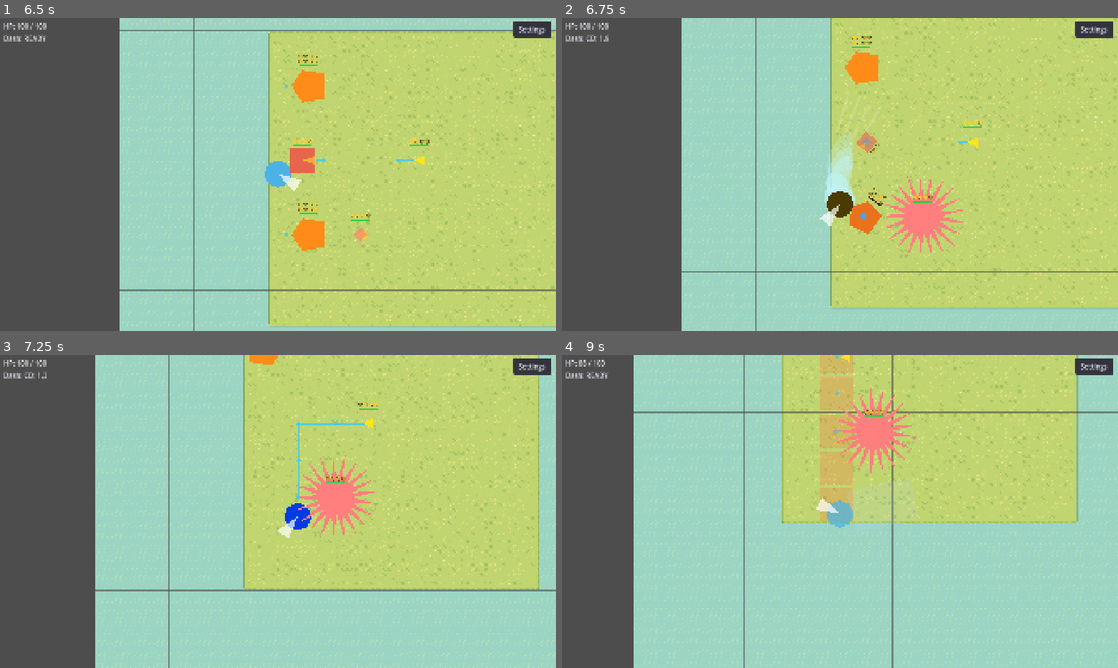
Above: before the commit, frames 1-4 (two rows, left to right).
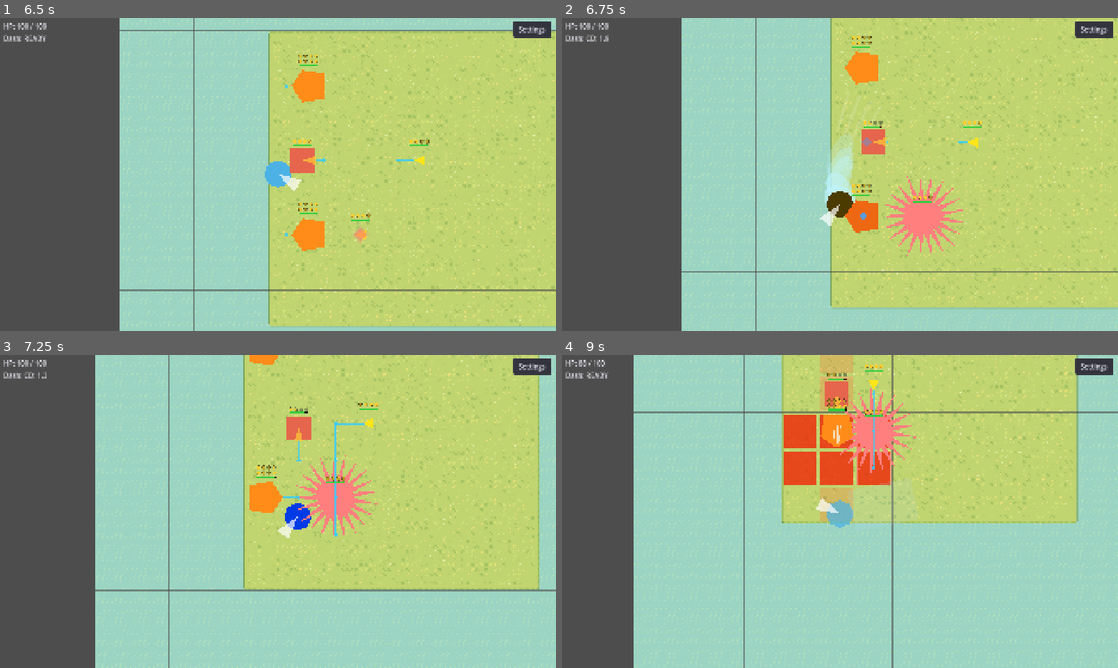
Above: after the commit, the same moments.

Repository: tomchang25/dash-and-slash
Game: Godot game, scene res://game/scenes/stages/dash_and_slash_arena.tscn
The game is run twice, just before and just after one commit, with the same random seed, the same clock (stepped at 60 frames per second) and the same inputs.
Inputs (mouse positions are in pixels of both pictures, inside the frame that each line leads up to):
- Up to frame 1 (6.5 s): tap Enter at 0.5 s; move the mouse to (250, 237) at 0.52 s; press the mouse at (250, 237) at 0.53 s; hold W (move_up) 0.53-1.25 s; tap Space (dash) at 0.8, 2.3, 3.8 s; release the mouse at (250, 237) at 1.25 s; drag from (444, 221) to (266, 183) at 1.27 s; move the mouse to (111, 127) at 2.02 s; press the mouse at (111, 127) at 2.03 s; hold A (move_left) 2.03-2.75 s; release the mouse at (111, 127) at 2.75 s; drag from (305, 174) to (111, 127) at 2.77 s; move the mouse to (194, 96) at 3.52 s; hold S (move_down) 3.53-4.25 s; hold Shift (sprint) 3.53-4.25 s; drag from (400, 158) to (316, 111) at 4.27 s; move the mouse to (166, 190) at 5.02 s; hold W (move_up) 5.03-5.75 s; hold Space (dash) 5.03-5.75 s; tap Ctrl at 5.1 s; click (166, 190) at 5.17 s; drag from (333, 105) to (322, 202) at 5.77 s
- Up to frame 2 (6.75 s): move the mouse to (812, 237) at 6.52 s; hold D (move_right) from 6.53 s (still down); hold Space (dash) from 6.53 s (still down)
- Up to frame 3 (7.25 s): keep holding D (move_right); keep holding Space (dash)
- Up to frame 4 (9 s): release D (move_right) at 7.25 s; release Space (dash) at 7.25 s; drag from (1006, 558) to (928, 423) at 7.27 s; move the mouse to (673, 464) at 8.02 s; hold S (move_down) 8.03-8.75 s; hold Space (dash) 8.03-8.75 s; drag from (867, 511) to (673, 464) at 8.77 s

Frame 1 is identical in both runs. In frame 2, 0.7% of the frame differs, in the area x 50-59%, y 32-70%; in frame 3, 1.1%; in frame 4, 3.7%, in the area x 39-60%, y 0-42%.

Commit message:
dev: build baseline export version

Diff:
--- a/data/definitions/player_stats_data.gd
+++ b/data/definitions/player_stats_data.gd
@@ -6,7 +6,7 @@
 @export var max_health := 100.0
 @export var normal_attack_damage := 20.0
 @export var normal_attack_cooldown := 0.25
-@export var dash_attack_damage := 50000.0
+@export var dash_attack_damage := 100.0
 @export var dash_cooldown := 2.0
 @export var attack_range := 152.0
 # Percentage points added on top of the base 1.0 normal attack hit-geometry scale.
--- a/game/entities/player/data/player_stats.tres
+++ b/game/entities/player/data/player_stats.tres
@@ -4,3 +4,4 @@
 
 [resource]
 script = ExtResource("1_stats")
+dash_attack_damage = 50.0
Not shown, added: export_presets.cfg
Not shown, changed: .gitignore
